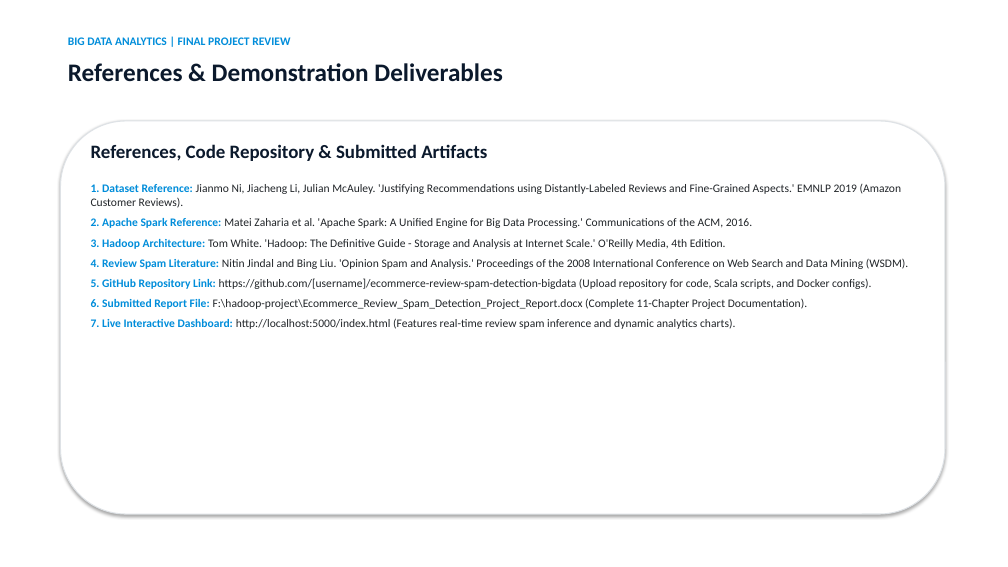
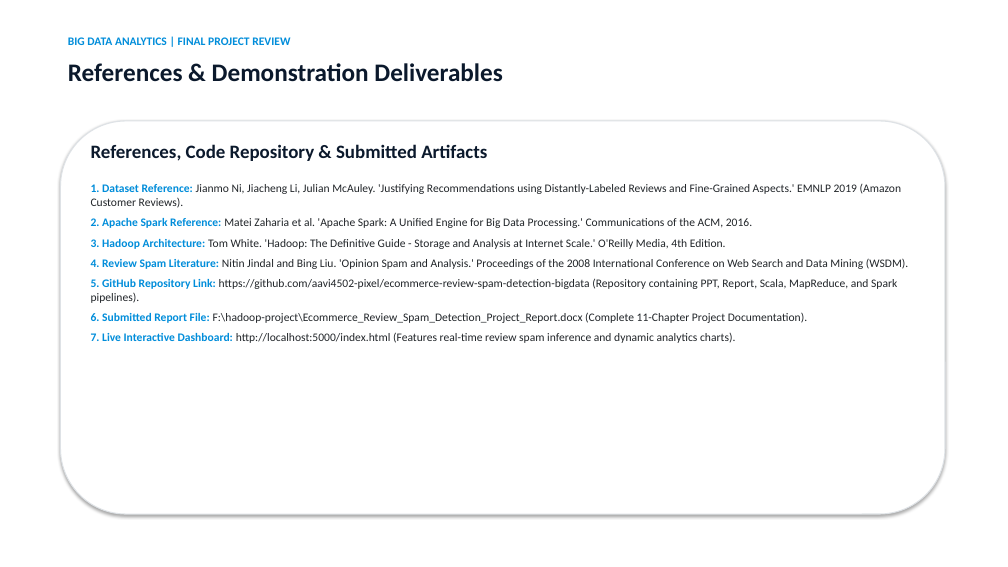
Before and after one commit to aavi4502-pixel/ecommerce-review-spam-detection-bigdata, a slide deck: slide 10 of Amazon_Reviews_BigData_Presentation.pptx. Drawn at 1008x567 pixels with LibreOffice and Linux fonts; fonts in the diff are those of the drawing. Boxes give left, top, right and bottom in pixels: in the first picture for what was removed or moved away, otherwise in the second. Text is boxed around its words. In the diff, an @@ line names an element or a change of style, - is before the commit and + after.

Commit message:
Update Slide 10 with official GitHub repository link

```diff
--- a/Amazon_Reviews_BigData_Presentation.pptx
+++ b/Amazon_Reviews_BigData_Presentation.pptx
@@ text at box(91, 278, 897, 303): text changed @@
-5. GitHub Repository Link: https://github.com/[username]/ecommerce-review-spam-detection-bigdata (Upload repository for code, Scala scripts, and Docker configs).
+5. GitHub Repository Link: https://github.com/aavi4502-pixel/ecommerce-review-spam-detection-bigdata (Repository containing PPT, Report, Scala, MapReduce, and Spark pipelines).
```
Also in this commit, not shown: 1 other slide changed, 1 other file.
